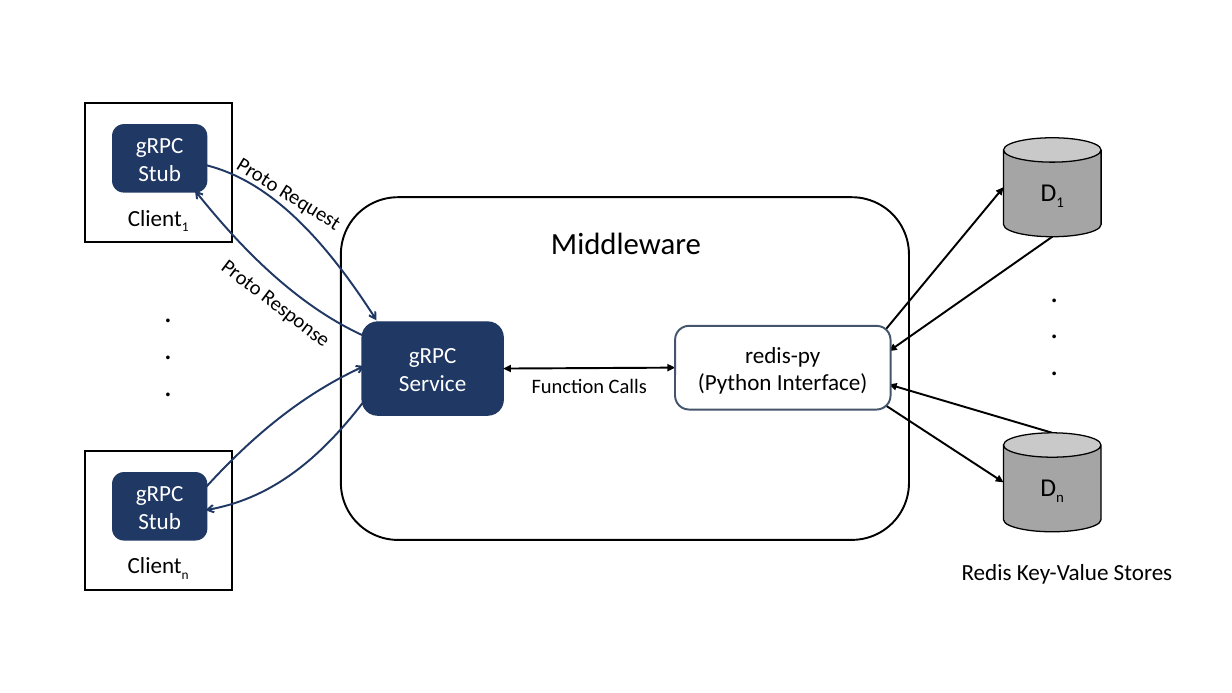
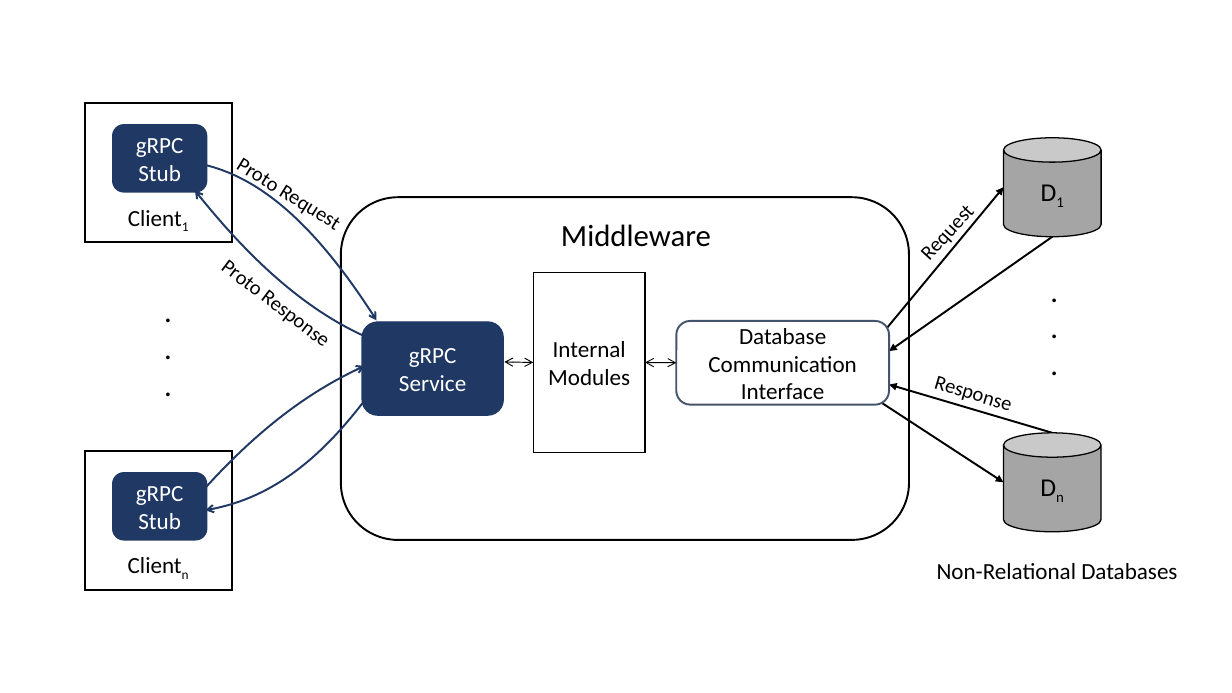
Before and after one commit to riteshCodes/sharded-distributed-databases, a slide deck: slide 1 of Documentation/communication.pptx. Drawn at 1232x693 pixels with LibreOffice and Linux fonts; fonts in the diff are those of the drawing. Boxes give left, top, right and bottom in pixels: in the first picture for what was removed or moved away, otherwise in the second. Text is boxed around its words. In the diff, an @@ line names an element or a change of style, - is before the commit and + after.

```diff
--- a/Documentation/communication.pptx
+++ b/Documentation/communication.pptx
@@ text added at (905,187,989,274), 16 pt, text #000000 @@
+Request
@@ text "Middleware": place and size @@
-text "Middleware" at (551,232,701,255)
+text "Middleware" at (561,224,711,247)
@@ rectangle added at (533,273,645,453), fill #FFFFFF, outline #000000 1 pt, 18 pt, text #000000 @@
+Internal Modules
@@ rounded rectangle "Database Communication Interface": place and size @@
-rounded rectangle "Database Communication Interface" at (676,326,891,410)
+rounded rectangle "Database Communication Interface" at (677,321,889,405)
@@ text in rounded rectangle at (708,328,856,406): text changed @@
-redis-py
-(Python Interface)
+Database Communication Interface
@@ double arrow removed from (504, 369) to (676, 368) @@
@@ double arrow added from (505, 362) to (533, 362), #000000 0.75 pt @@
@@ text removed at (532,378,647,393) @@
-Function Calls
@@ double arrow added from (645, 362) to (677, 363), #000000 0.75 pt @@
@@ text added at (922,362,1027,423), 16 pt, text #000000 @@
+Response
@@ text at (937,563,1177,579): text changed @@
-Redis Key-Value Stores
+Non-Relational Databases
```
Also in this commit, not shown: 25 other files.
